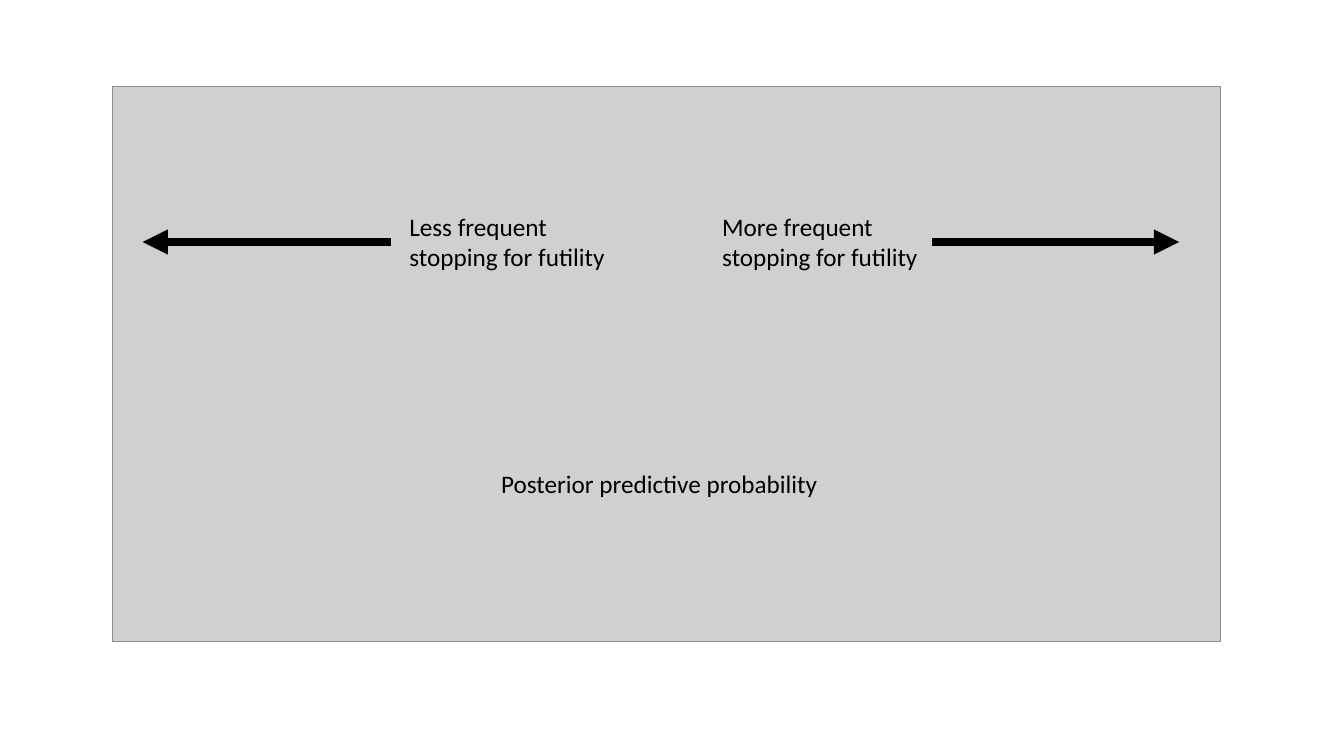
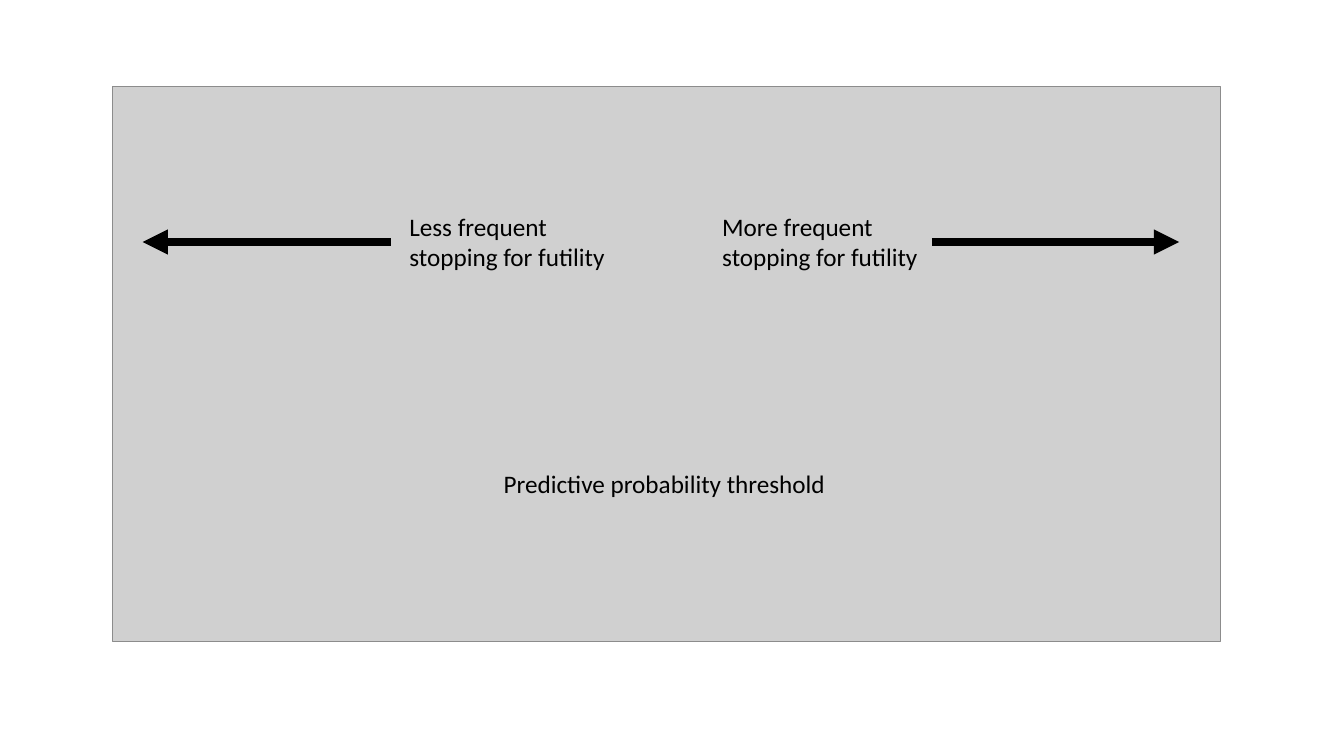
Before and after one commit to zabore/rmedicine2021, a slide deck: slide 1 of images/pp-scale.pptx. Drawn at 1344x756 pixels with LibreOffice and Linux fonts; fonts in the diff are those of the drawing; grey boxes stand for pictures. Boxes give left, top, right and bottom in pixels: in the first picture for what was removed or moved away, otherwise in the second. Text is boxed around its words. In the diff, an @@ line names an element or a change of style, - is before the commit and + after.

```diff
--- a/images/pp-scale.pptx
+++ b/images/pp-scale.pptx
@@ text at box(504, 475, 825, 497): text changed @@
-Posterior predictive probability
+Predictive probability threshold
```
Also in this commit, not shown: 24 other files.
